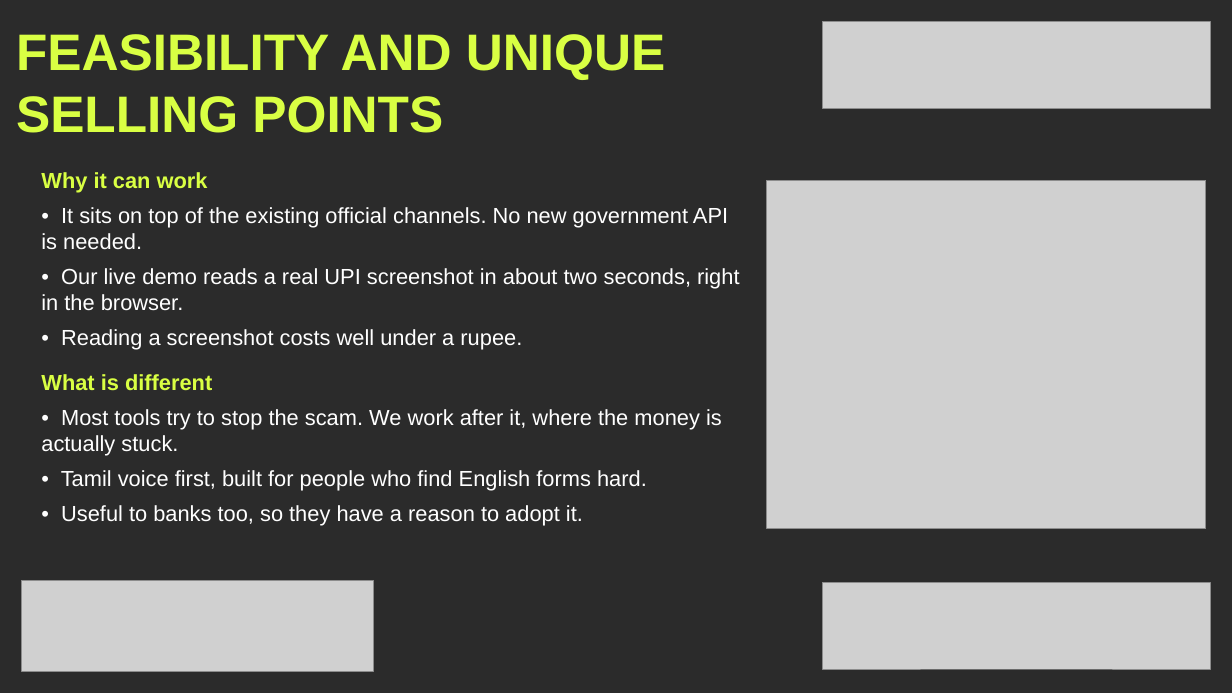
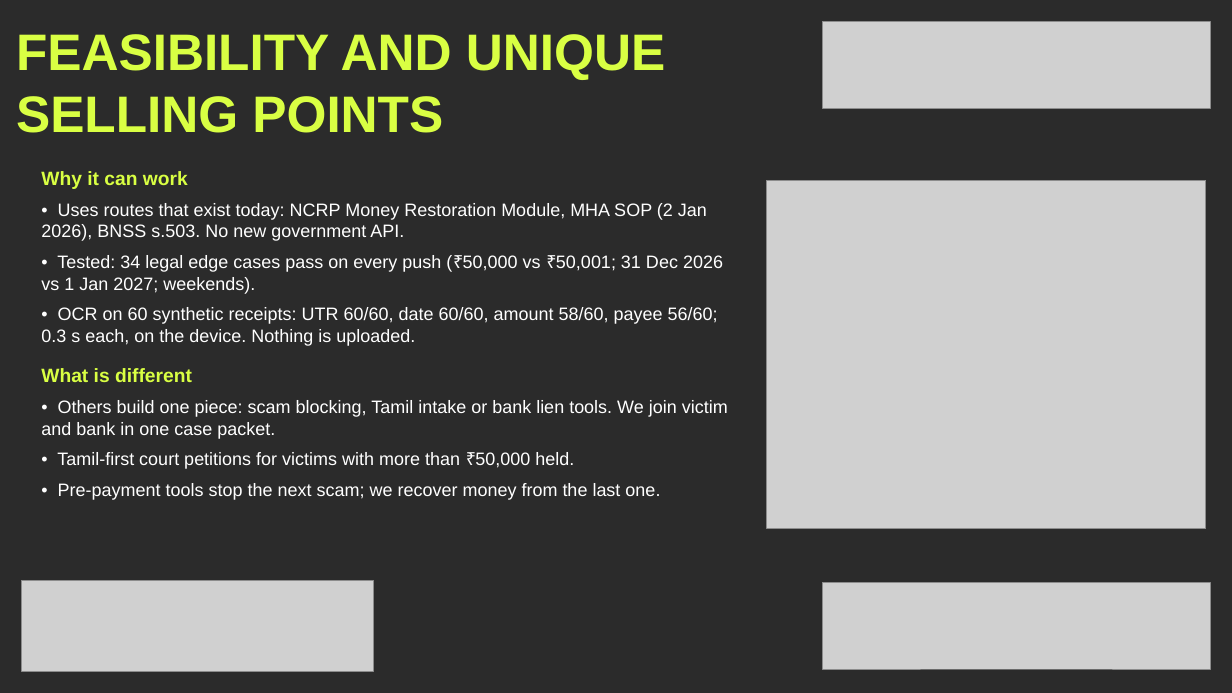
Before and after one commit to mahak867/Golden-Hour, a slide deck: slide 5 of deck/GoldenHour_KHacks4_Submission_Visual.pptx. Drawn at 1232x693 pixels with LibreOffice and Linux fonts; fonts in the diff are those of the drawing; grey boxes stand for pictures; background and template pictures are left out; a plain dark background stands for a picture behind light text. Boxes give left, top, right and bottom in pixels: in the first picture for what was removed or moved away, otherwise in the second. Text is boxed around its words. In the diff, an @@ line names an element or a change of style, - is before the commit and + after.

```diff
--- a/deck/GoldenHour_KHacks4_Submission_Visual.pptx
+++ b/deck/GoldenHour_KHacks4_Submission_Visual.pptx
@@ text at [41,171,192,382]: size 17 to 15 pt in "Why it can work", "What is different" @@
@@ text at [41,203,723,346]: text changed; size 17 to 14 pt @@
-• It sits on top of the existing official channels. No new government API is needed.
-• Our live demo reads a real UPI screenshot in about two seconds, right in the browser.
-• Reading a screenshot costs well under a rupee.
+• Uses routes that exist today: NCRP Money Restoration Module, MHA SOP (2 Jan 2026), BNSS s.503. No new government API.
+• Tested: 34 legal edge cases pass on every push (₹50,000 vs ₹50,001; 31 Dec 2026 vs 1 Jan 2027; weekends).
+• OCR on 60 synthetic receipts: UTR 60/60, date 60/60, amount 58/60, payee 56/60; 0.3 s each, on the device. Nothing is uploaded.
@@ text at [41,400,728,500]: text changed; size 17 to 14 pt @@
-• Most tools try to stop the scam. We work after it, where the money is actually stuck.
-• Tamil voice first, built for people who find English forms hard.
-• Useful to banks too, so they have a reason to adopt it.
+• Others build one piece: scam blocking, Tamil intake or bank lien tools. We join victim and bank in one case packet.
+• Tamil-first court petitions for victims with more than ₹50,000 held.
+• Pre-payment tools stop the next scam; we recover money from the last one.
```
Also in this commit, not shown: 6 other slides changed, 5 other files.
